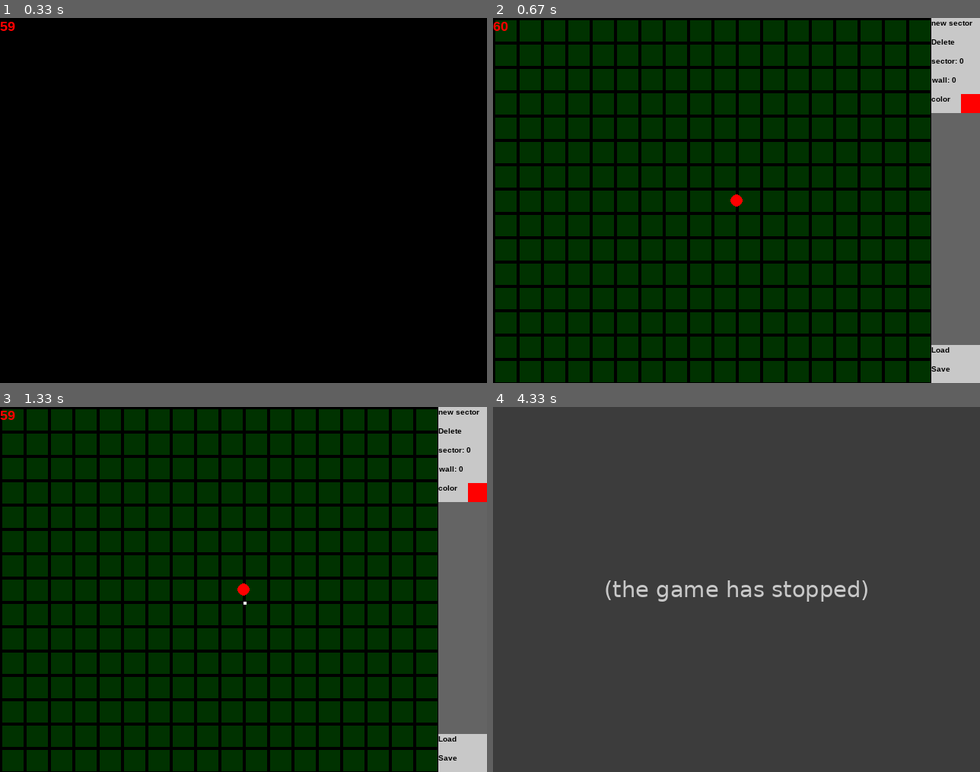
Above: before the commit, frames 1-4 (two rows, left to right).
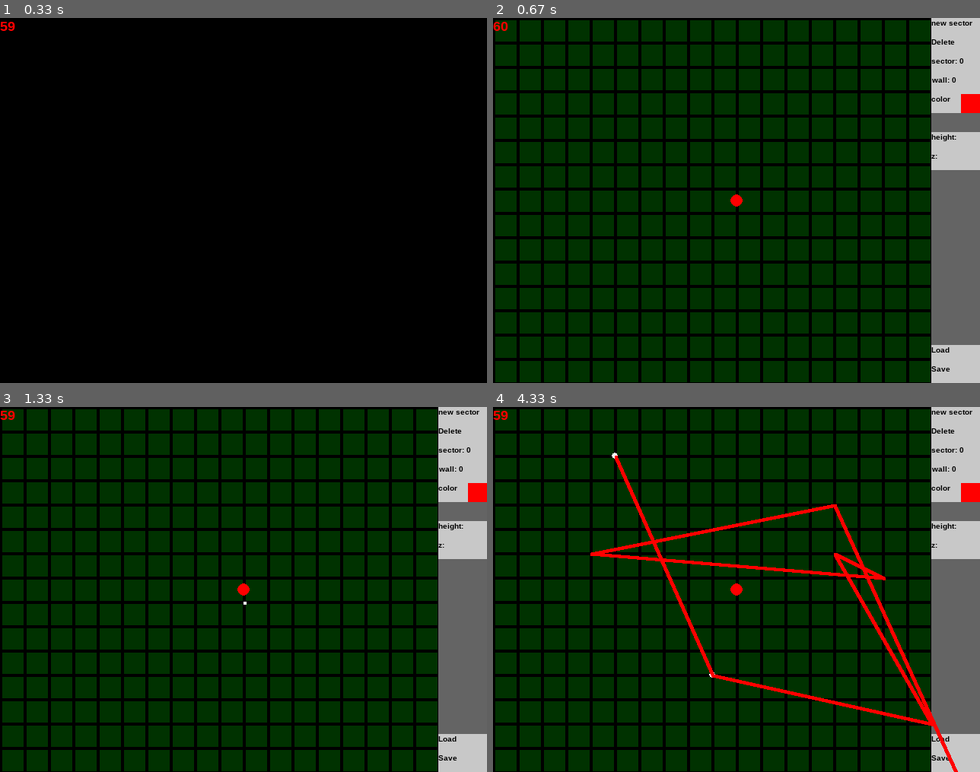
Above: after the commit, the same moments.

Repository: ArtonLong/pygame
Game: pygame game, started from 3d_rendering/main.py
Same seed, same stepped clock (60 frames per second), same inputs: the game is played once before the commit and once after it.
Inputs (mouse positions are in pixels of both pictures, inside the frame that each line leads up to):
- Up to frame 1 (0.33 s): no input
- Up to frame 2 (0.67 s): tap I at 0.33 s
- Up to frame 3 (1.33 s): click "new sector" at 0.72 s; click (243, 611) at 1.05 s
- Up to frame 4 (4.33 s): click (585, 673) at 1.38 s; click (609, 454) at 1.72 s; click (712, 684) at 2.05 s; click (921, 728) at 2.38 s; click (833, 560) at 2.72 s; click (887, 582) at 3.05 s; click (585, 542) at 3.38 s; click (843, 498) at 3.72 s; click "Save" at 4.05 s

Frame 1 is identical in both runs. In frame 2, 1.0% of the frame differs, in the area x 90-100%, y 31-42%; in frame 3, 1.0%; in frame 4, 100%, in the area x 0-100%, y 0-100%.
Error before the commit: AttributeError: 'dict' object has no attribute 'x1' (editor.py line 76); the game stopped at 4.05 s (later frames are placeholders)

Commit message:
fixed saving

Diff:
--- a/3d_rendering/editor.py
+++ b/3d_rendering/editor.py
@@ -19,6 +19,8 @@
         self.selected_sector = 0
         self.selected_wall = 0
         self.selected_color = 0
+        self.sector_height = "0"
+        self.sector_z = "0"
         self.color = (255,0,0)
         self.grid_scale = 32
 
@@ -33,6 +35,8 @@
         self.sector_btn = Button(self.menu_width, 25, SIZE[0]-self.menu_width, 50, "sector:")
         self.wall_btn = Button(self.menu_width, 25, SIZE[0]-self.menu_width, 75, "wall: 0")
         self.color_btn = Button(self.menu_width, 25, SIZE[0]-self.menu_width, 100, "color")
+        self.height_btn = Button(self.menu_width, 25, SIZE[0]-self.menu_width, 150, "height: ")
+        self.z_location_btn = Button(self.menu_width, 25, SIZE[0]-self.menu_width, 175, "z: ")
 
     def handle_click(self):
         current_time = time.time()
@@ -64,6 +68,8 @@
         self.sector_btn.draw(self.DISPLAY_SURF)
         self.wall_btn.draw(self.DISPLAY_SURF)
         self.color_btn.draw(self.DISPLAY_SURF)
+        self.height_btn.draw(self.DISPLAY_SURF)
+        self.z_location_btn.draw(self.DISPLAY_SURF)
 
         self.sector_btn.text = f"sector: {self.selected_sector}"
         self.wall_btn.text = f"wall: {self.selected_wall}"
@@ -75,7 +81,6 @@
                     if j == self.selected_wall:
                         pygame.draw.circle(self.DISPLAY_SURF, (255,255,255), (w.x1, w.y1), PIXEL_SCALE)
                         pygame.draw.circle(self.DISPLAY_SURF, (255,255,255), (w.x2, w.y2), PIXEL_SCALE)
-
                 self.draw_line(w.x1, w.y1, w.x2, w.y2, w.c)
 
     def button_handler(self):
@@ -128,6 +133,9 @@
 
             self.sectors[self.selected_sector].walls[self.selected_wall].c = self.color
 
+        if self.height_btn.button_click() and not self.is_placing_sector:
+            pass
+
 
     def dict_to_sectors(self, d:dict):
         s = Sector(**d)
@@ -136,9 +144,13 @@
         return s
 
     def sector_to_dict(self, s:Sector):
-        s_dict = s.__dict__
-        for i, w in enumerate(s_dict["walls"]):
-            s_dict["walls"][i] = w.__dict__
+        s_dict = {}
+        temp = []
+        for key, value in s.__dict__.items():
+            s_dict[key] = value
+        for w in s_dict["walls"]:
+            temp.append(w.__dict__)
+        s_dict["walls"] = temp
         return s_dict
 
     def place_sector(self):
@@ -178,7 +190,6 @@
 
 
     def draw_pixel(self, x, y, color:tuple):
-
         pygame.draw.rect(self.DISPLAY_SURF, color, ((x, y), (PIXEL_SCALE, PIXEL_SCALE)))
 
     def draw_line(self, x1,y1,x2,y2, color:tuple):
--- a/3d_rendering/main.py
+++ b/3d_rendering/main.py
@@ -145,7 +145,6 @@
                     wy[3] = wy[1]
 
                     s.d += self.dist(0, 0, (wx[0]+wx[1])/2, (wy[0]+wy[1])/2)
-                    #s.d += self.dist(self.player.x, self.player.y, (w.x1+w.x2)/2, (w.y1+w.y2)/2)
 
                     wz[0] = s.z1-self.player.z + ((self.player.l*wy[0])/32)
                     wz[1] = s.z1-self.player.z + ((self.player.l*wy[1])/32)
--- a/3d_rendering/map.json
+++ b/3d_rendering/map.json
@@ -5,7 +5,7 @@
             "z2": 40,
             "ct": 1,
             "cb": 2,
-            "d": 576.0,
+            "d": 0,
             "surf": [
                 0,
                 0,
@@ -171,47 +171,47 @@
             "surface": 0,
             "walls": [
                 {
-                    "x1": 320,
-                    "x2": 448,
-                    "y1": 96,
-                    "y2": 96,
-                    "c": [
-                        155,
-                        0,
-                        100
-                    ]
-                },
-                {
-                    "x1": 448,
-                    "x2": 448,
-                    "y1": 96,
-                    "y2": 224,
-                    "c": [
-                        0,
-                        0,
-                        255
-                    ]
-                },
-                {
-                    "x1": 448,
-                    "x2": 320,
-                    "y1": 224,
-                    "y2": 224,
-                    "c": [
-                        155,
-                        0,
-                        100
-                    ]
-                },
-                {
-                    "x1": 320,
-                    "x2": 320,
-                    "y1": 224,
-                    "y2": 96,
-                    "c": [
-                        0,
-                        0,
-                        255
+                    "x1": 96,
+                    "x2": 256,
+                    "y1": 64,
+                    "y2": 64,
+                    "c": [
+                        0,
+                        255,
+                        0
+                    ]
+                },
+                {
+                    "x1": 256,
+                    "x2": 256,
+                    "y1": 64,
+                    "y2": 256,
+                    "c": [
+                        255,
+                        0,
+                        0
+                    ]
+                },
+                {
+                    "x1": 256,
+                    "x2": 96,
+                    "y1": 256,
+                    "y2": 256,
+                    "c": [
+                        0,
+                        255,
+                        0
+                    ]
+                },
+                {
+                    "x1": 96,
+                    "x2": 96,
+                    "y1": 256,
+                    "y2": 64,
+                    "c": [
+                        255,
+                        0,
+                        0
                     ]
                 }
             ]
@@ -221,7 +221,7 @@
             "z2": 40,
             "ct": 1,
             "cb": 2,
-            "d": 464.0,
+            "d": 0,
             "surf": [
                 0,
                 0,
@@ -387,36 +387,36 @@
             "surface": 0,
             "walls": [
                 {
-                    "x1": 160,
-                    "x2": 224,
-                    "y1": 256,
-                    "y2": 256,
+                    "x1": 320,
+                    "x2": 384,
+                    "y1": 64,
+                    "y2": 128,
+                    "c": [
+                        155,
+                        0,
+                        100
+                    ]
+                },
+                {
+                    "x1": 384,
+                    "x2": 320,
+                    "y1": 128,
+                    "y2": 128,
+                    "c": [
+                        255,
+                        0,
+                        0
+                    ]
+                },
+                {
+                    "x1": 320,
+                    "x2": 320,
+                    "y1": 128,
+                    "y2": 64,
                     "c": [
                         0,
                         0,
                         255
-                    ]
-                },
-                {
-                    "x1": 224,
-                    "x2": 224,
-                    "y1": 256,
-                    "y2": 320,
-                    "c": [
-                        255,
-                        0,
-                        0
-                    ]
-                },
-                {
-                    "x1": 224,
-                    "x2": 160,
-                    "y1": 320,
-                    "y2": 256,
-                    "c": [
-                        0,
-                        255,
-                        0
                     ]
                 }
             ]
@@ -426,7 +426,7 @@
             "z2": 40,
             "ct": 1,
             "cb": 2,
-            "d": 192.0,
+            "d": 0,
             "surf": [
                 0,
                 0,
@@ -592,47 +592,47 @@
             "surface": 0,
             "walls": [
                 {
-                    "x1": 128,
-                    "x2": 224,
-                    "y1": 96,
-                    "y2": 96,
-                    "c": [
-                        255,
-                        0,
-                        0
-                    ]
-                },
-                {
-                    "x1": 224,
-                    "x2": 224,
-                    "y1": 96,
-                    "y2": 192,
-                    "c": [
-                        0,
-                        255,
-                        0
-                    ]
-                },
-                {
-                    "x1": 224,
-                    "x2": 128,
-                    "y1": 192,
-                    "y2": 192,
-                    "c": [
-                        255,
-                        0,
-                        0
-                    ]
-                },
-                {
-                    "x1": 128,
-                    "x2": 128,
-                    "y1": 192,
-                    "y2": 96,
-                    "c": [
-                        0,
-                        255,
-                        0
+                    "x1": 416,
+                    "x2": 448,
+                    "y1": 160,
+                    "y2": 160,
+                    "c": [
+                        155,
+                        0,
+                        100
+                    ]
+                },
+                {
+                    "x1": 448,
+                    "x2": 448,
+                    "y1": 160,
+                    "y2": 352,
+                    "c": [
+                        0,
+                        0,
+                        255
+                    ]
+                },
+                {
+                    "x1": 448,
+                    "x2": 416,
+                    "y1": 352,
+                    "y2": 352,
+                    "c": [
+                        155,
+                        0,
+                        100
+                    ]
+                },
+                {
+                    "x1": 416,
+                    "x2": 416,
+                    "y1": 352,
+                    "y2": 160,
+                    "c": [
+                        0,
+                        0,
+                        255
                     ]
                 }
             ]
